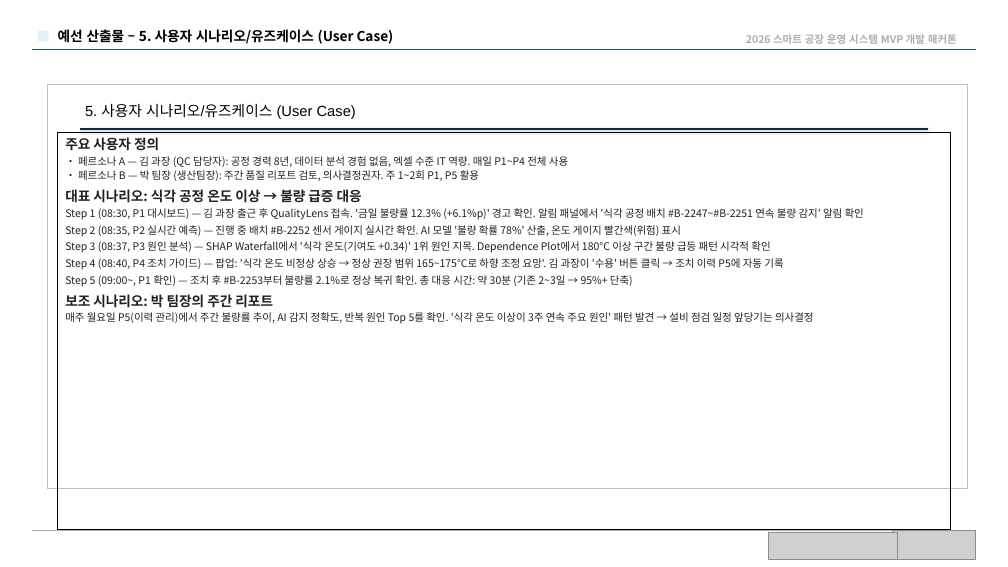
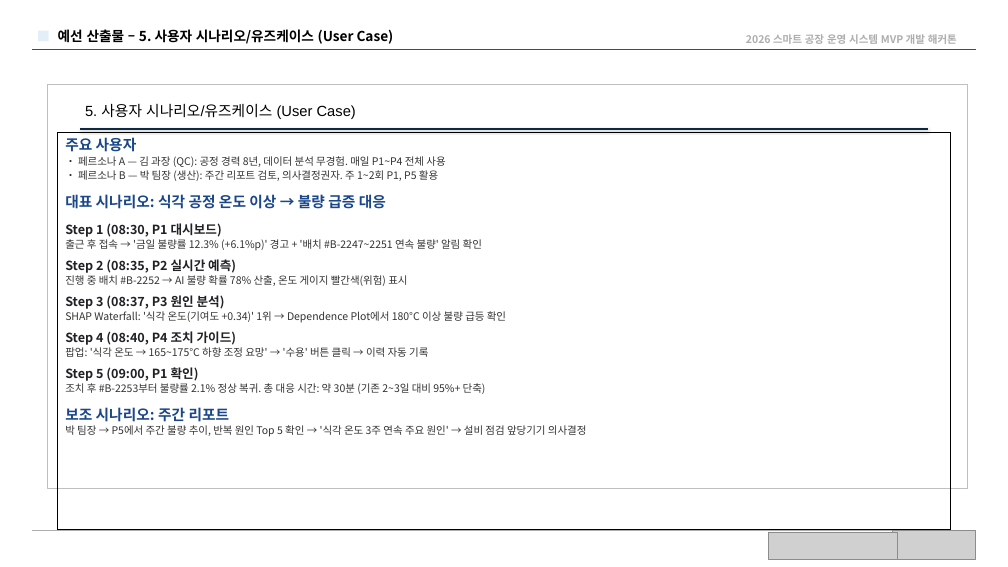
Before and after one commit to Dacon-Organization/qualitylens, a slide deck: slide 6 of QualityLens_기획서.pptx. Drawn at 1008x567 pixels with LibreOffice and Linux fonts; fonts in the diff are those of the drawing; grey boxes stand for pictures. Boxes give left, top, right and bottom in pixels: in the first picture for what was removed or moved away, otherwise in the second. Text is boxed around its words. In the diff, an @@ line names an element or a change of style, - is before the commit and + after.

```diff
--- a/QualityLens_기획서.pptx
+++ b/QualityLens_기획서.pptx
@@ text in rectangle at bbox=[65, 137, 445, 181]: text changed; text colour #202124 to #333333 @@
-주요 사용자 정의
-• 페르소나 A — 김 과장 (QC 담당자): 공정 경력 8년, 데이터 분석 경험 없음, 엑셀 수준 IT 역량. 매일 P1~P4 전체 사용
-• 페르소나 B — 박 팀장 (생산팀장): 주간 품질 리포트 검토, 의사결정권자. 주 1~2회 P1, P5 활용
+주요 사용자
+• 페르소나 A — 김 과장 (QC): 공정 경력 8년, 데이터 분석 무경험. 매일 P1~P4 전체 사용
+• 페르소나 B — 박 팀장 (생산): 주간 리포트 검토, 의사결정권자. 주 1~2회 P1, P5 활용
@@ text in rectangle at bbox=[65, 192, 386, 211]: size 13 to 14 pt, text colour #202124 to #1A478A in "대표 시나리오: 식각 공정 온도 이상 → ..."; more space between paragraphs @@
@@ text in rectangle at bbox=[65, 223, 587, 437]: text changed; text colour #202124 to #333333 @@
-Step 1 (08:30, P1 대시보드) — 김 과장 출근 후 QualityLens 접속. '금일 불량률 12.3% (+6.1%p)' 경고 확인. 알림 패널에서 '식각 공정 배치 #B-2247~#B-2251 연속 불량 감지' 알림 확인
-Step 2 (08:35, P2 실시간 예측) — 진행 중 배치 #B-2252 센서 게이지 실시간 확인. AI 모델 '불량 확률 78%' 산출, 온도 게이지 빨간색(위험) 표시
-Step 3 (08:37, P3 원인 분석) — SHAP Waterfall에서 '식각 온도(기여도 +0.34)' 1위 원인 지목. Dependence Plot에서 180°C 이상 구간 불량 급등 패턴 시각적 확인
-Step 4 (08:40, P4 조치 가이드) — 팝업: '식각 온도 비정상 상승 → 정상 권장 범위 165~175°C로 하향 조정 요망'. 김 과장이 '수용' 버튼 클릭 → 조치 이력 P5에 자동 기록
-Step 5 (09:00~, P1 확인) — 조치 후 #B-2253부터 불량률 2.1%로 정상 복귀 확인. 총 대응 시간: 약 30분 (기존 2~3일 → 95%+ 단축)
-보조 시나리오: 박 팀장의 주간 리포트
-매주 월요일 P5(이력 관리)에서 주간 불량률 추이, AI 감지 정확도, 반복 원인 Top 5를 확인. '식각 온도 이상이 3주 연속 주요 원인' 패턴 발견 → 설비 점검 일정 앞당기는 의사결정
+Step 1 (08:30, P1 대시보드)
+출근 후 접속 → '금일 불량률 12.3% (+6.1%p)' 경고 + '배치 #B-2247~2251 연속 불량' 알림 확인
+Step 2 (08:35, P2 실시간 예측)
+진행 중 배치 #B-2252 → AI 불량 확률 78% 산출, 온도 게이지 빨간색(위험) 표시
+Step 3 (08:37, P3 원인 분석)
+SHAP Waterfall: '식각 온도(기여도 +0.34)' 1위 → Dependence Plot에서 180°C 이상 불량 급등 확인
+Step 4 (08:40, P4 조치 가이드)
+팝업: '식각 온도 → 165~175°C 하향 조정 요망' → '수용' 버튼 클릭 → 이력 자동 기록
+Step 5 (09:00, P1 확인)
+조치 후 #B-2253부터 불량률 2.1% 정상 복귀. 총 대응 시간: 약 30분 (기존 2~3일 대비 95%+ 단축)
+보조 시나리오: 주간 리포트
+박 팀장 → P5에서 주간 불량 추이, 반복 원인 Top 5 확인 → '식각 온도 3주 연속 주요 원인' → 설비 점검 앞당기기 의사결정
```
Also in this commit, not shown: 6 other slides changed, 11 other files.
